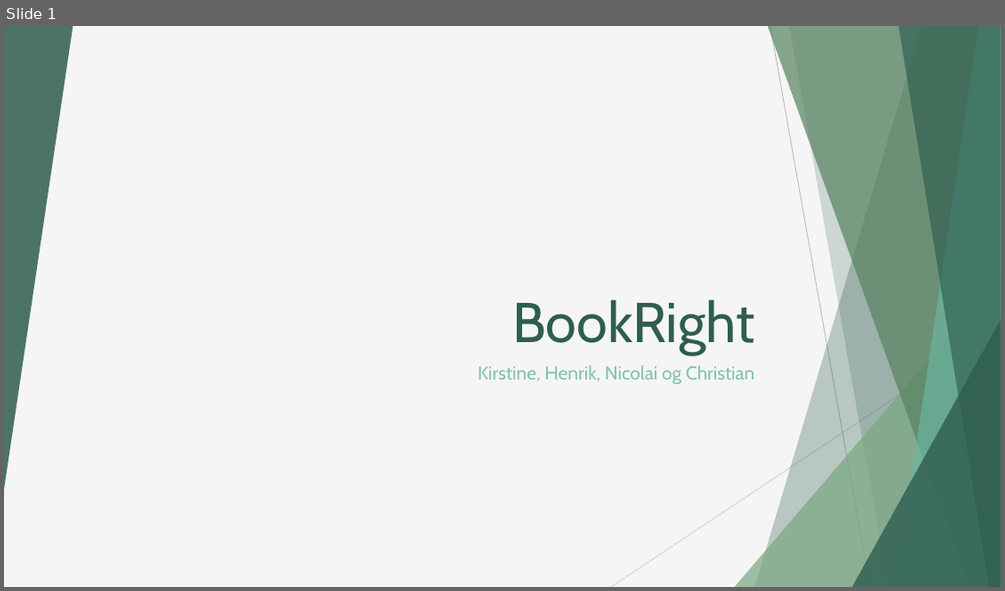
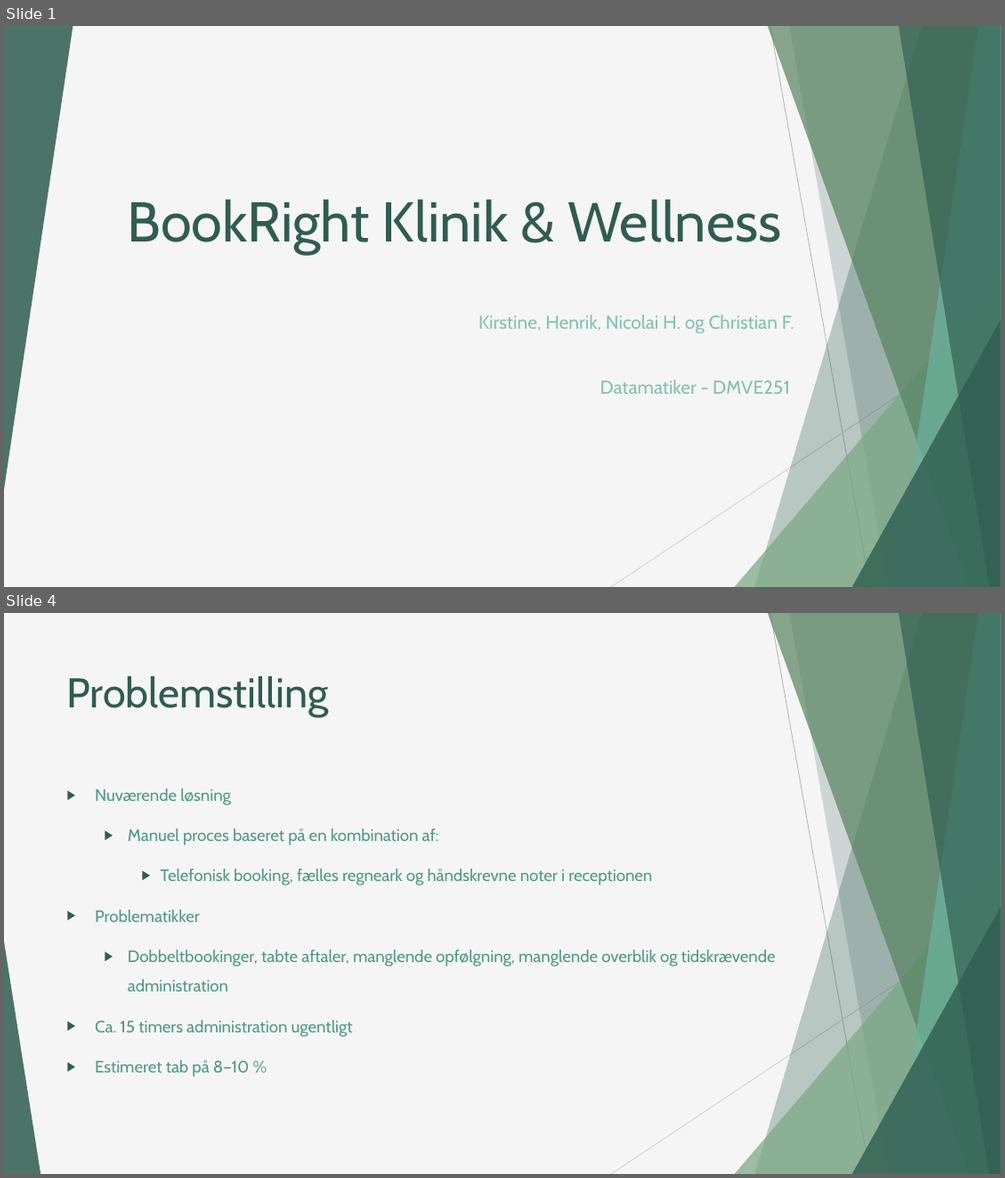
Before and after one commit to hiha76740/SecondSemesterEksamensProjekt, a slide deck: Dokumenter/Powerpoint.pptx. Shown one above the other, each under a label of ours: slide 1 before the commit, slides 1 and 4 after it; the slides between them are not shown. The pictures are 1005x591 and 1005x1178 pixels, drawn with LibreOffice and Linux fonts; fonts in the diff are those of the drawing. Boxes give left, top, right and bottom in pixels: in the first picture for what was removed or moved away, otherwise in the second. Text is boxed around its words. In the diff, an @@ line names an element or a change of style, - is before the commit and + after.

```diff
--- a/Dokumenter/Powerpoint.pptx
+++ b/Dokumenter/Powerpoint.pptx
@@ slide 4 added at [4,613,1001,1174], background #F5F5F5; not listed: 9 template elements that a slide beside it also shows @@
@@ title added at [67,676,329,718], 40 pt, text #2F5D50 @@
+Problemstilling
@@ text added at [95,788,776,1077], 16 pt, text #4E9A85 @@
+▶ Nuværende løsning
+  ▶ Manuel proces baseret på en kombination af:
+    ▶ Telefonisk booking, fælles regneark og håndskrevne noter i receptionen
+▶ Problematikker
+  ▶ Dobbeltbookinger, tabte aftaler, manglende opfølgning, manglende overblik og tidskrævende administration
+▶ Ca. 15 timers administration ugentligt
+▶ Estimeret tab på 8–10 %
@@ triangle added at [4,941,40,1174], fill #2F5D50 at 85% opacity @@
@@ slide 1 changed as well @@
@@ title at [128,199,781,255]: text changed @@
-BookRight
+BookRight Klinik & Wellness
@@ subtitle at [478,314,794,394]: text changed @@
-Kirstine, Henrik, Nicolai og Christian
+Kirstine, Henrik, Nicolai H. og Christian F.
+Datamatiker - DMVE251
```
Also in this commit, not shown: 4 other slides changed, 5 other slides added, 2 slides removed.
